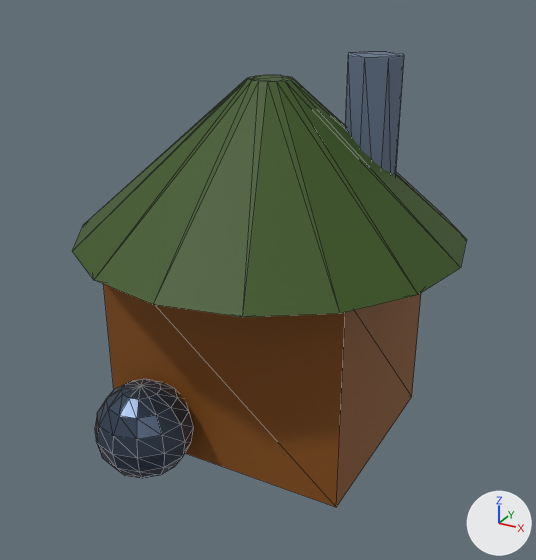
A saved change to the glTF model modelos/entorno/cocina_juncia.glb.
Camera for both pictures: a 50 mm camera at (3.14, -5.75, 4.38) aimed at (0.05, -0.12, 1.56). Lighting does not change. The marker at lower right points along +X, +Y and +Z. The picture after the commit comes second. Mesh edges are drawn as thin lines. Where no turn or scale is listed for an object, it has been applied to the vertices. Vertices at exactly the same position are counted once.
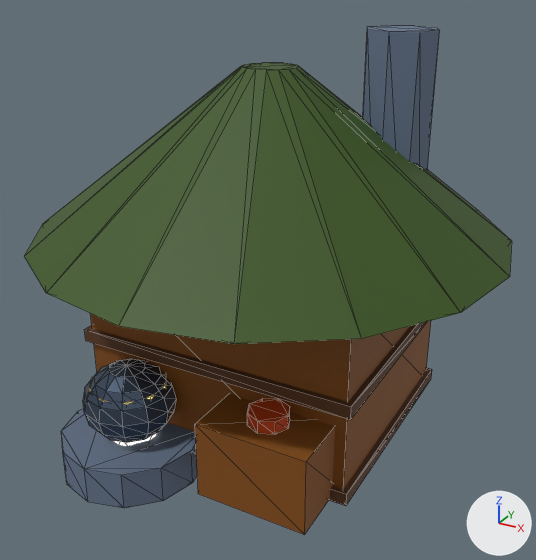
Where the newer file only moved an object's origin or applied its transform, the numbers keep the older frame.

What changed in the scene script:
```text
Change me_cube:
    remove me_cube.from_pydata(...)  # 8 vertices, 12 faces; spans x -1.2..1.2, y -1.0..1.0, z -1.0..1.0
    add me_cube.from_pydata(...)  # 8 vertices, 12 faces; spans x -1.3..1.3, y -1.1..1.1, z -0.8..1.0
    me_cube part 1: the whole mesh is scaled about its middle by (1.08, 1.1, 0.9), then moved by (0.0, 0.0, 0.1)
Change me_cone:
    remove me_cone.from_pydata(...)  # 32 vertices, 60 faces; spans x -1.8..1.8, y -1.8..1.8, z -0.7..0.7
    add me_cone.from_pydata(...)  # 32 vertices, 60 faces; spans x -2.2..2.2, y -2.2..2.2, z -0.75..0.75
    me_cone part 2: the whole mesh is scaled about its middle by (1.22, 1.22, 1.07)
Change me_cylinder:
    remove me_cylinder.from_pydata(...)  # 16 vertices, 28 faces; spans x -0.25..0.25, y -0.25..0.25, z -0.8..0.8
    add me_cylinder.from_pydata(...)  # 16 vertices, 28 faces; spans x -0.32..0.32, y -0.32..0.32, z -1.0..1.0
    me_cylinder part 3: the whole mesh is scaled about its middle by (1.28, 1.28, 1.25)
Change ob_cone:
    ob_cone.location: (0.0, 0.0, 2.7) -> (0.0, 0.0, 2.75)
Change ob_cylinder:
    ob_cylinder.location: (0.8, 0.4, 2.8) -> (0.95, 0.6, 2.8)
Change ob_sphere:
    ob_sphere.location: (-0.6, -1.3, 0.4) -> (-0.7, -1.35, 0.7)
    ob_sphere.scale: (1.0, 1.0, 1.0) -> (1.0, 1.0, 0.85)
Add ob_cylinder_003:
    ob_cylinder_003 = bpy.data.objects.new('Cylinder.003', me_cylinder_003)  # an 8-sided cylinder along z spanning x -0.18..0.18, y -0.18..0.18, z -0.06..0.06; in mat_mat_teja_cobriza (orange #c2410c)
    ob_cylinder_003.location = (0.7, -1.3, 0.95)
Add ob_cube_004:
    ob_cube_004 = bpy.data.objects.new('Cube.004', me_cube_004)  # a box spanning x -0.5..0.5, y -0.325..0.325, z -0.35..0.35; in mat_mat_madera_tablas (brown #854d0e)
    ob_cube_004.location = (0.7, -1.3, 0.55)
Add ob_cylinder_002:
    ob_cylinder_002 = bpy.data.objects.new('Cylinder.002', me_cylinder_002)  # a 10-sided cylinder along z spanning x -0.333..0.333, y -0.35..0.35, z -0.04..0.04; in mat_mat_oro_reliquia (orange #f59e0b, glowing yellow #fde68a)
    ob_cylinder_002.location = (-0.7, -1.35, 0.85)
Add ob_cylinder_001:
    ob_cylinder_001 = bpy.data.objects.new('Cylinder.001', me_cylinder_001)  # a 12-sided cylinder along z spanning x -0.65..0.65, y -0.65..0.65, z -0.175..0.175; in mat_mat_piedra_plaza (blue #64748b)
    ob_cylinder_001.location = (-0.7, -1.35, 0.2)
Add ob_cube_002:
    ob_cube_002 = bpy.data.objects.new('Cube.002', me_cube_002)  # a box spanning x -1.35..1.35, y -1.15..1.15, z -0.06..0.06; in mat_mat_madera_tronco (brown #5c381e)
    ob_cube_002.location = (0.0, 0.0, 1.1)
Add ob_cube_001:
    ob_cube_001 = bpy.data.objects.new('Cube.001', me_cube_002.copy())
    ob_cube_001.location = (0.0, 0.0, 0.25)
```

Where the change shows, as pixel boxes [x1, y1, x2, y2] in the pictures (536 x 560 px):
'Cone', rescaled (24% wider, 16% taller)
    before: [72, 75, 466, 317]
    after: [25, 62, 512, 344]
'Cube', moved, rescaled
    before: [103, 284, 421, 507]
    after: [91, 314, 431, 489]
'Cube.004', added (brown)
    after: [195, 394, 335, 535]
'Cylinder', moved, rescaled (30% wider, 18% taller)
    before: [345, 51, 404, 175]
    after: [363, 25, 440, 171]
'Sphere', moved, rescaled (15% shorter)
    before: [95, 379, 193, 478]
    after: [83, 359, 176, 443]
'Cylinder.001', added (blue)
    after: [61, 408, 197, 508]
'Cube.002', added (brown)
    after: [84, 322, 427, 420]
'Cube.001', added
    after: [329, 368, 432, 506]
'Cylinder.003', added (orange)
    after: [247, 398, 290, 434]
'Cylinder.002', added
    after: [89, 375, 166, 405]
